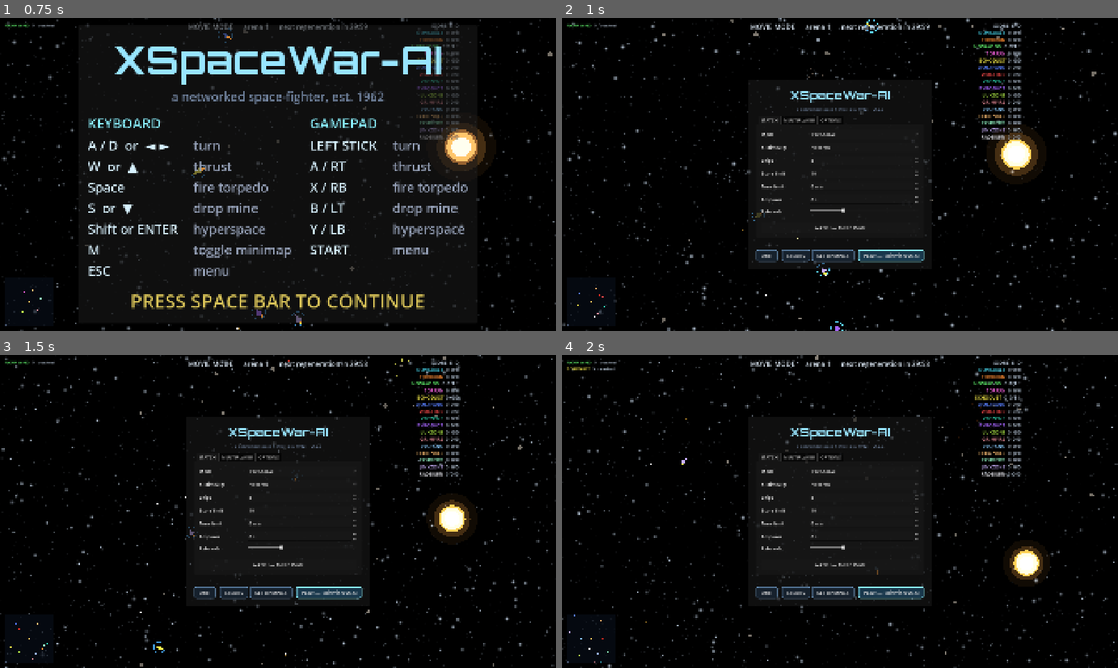
Above: before the commit, frames 1-4 (two rows, left to right).
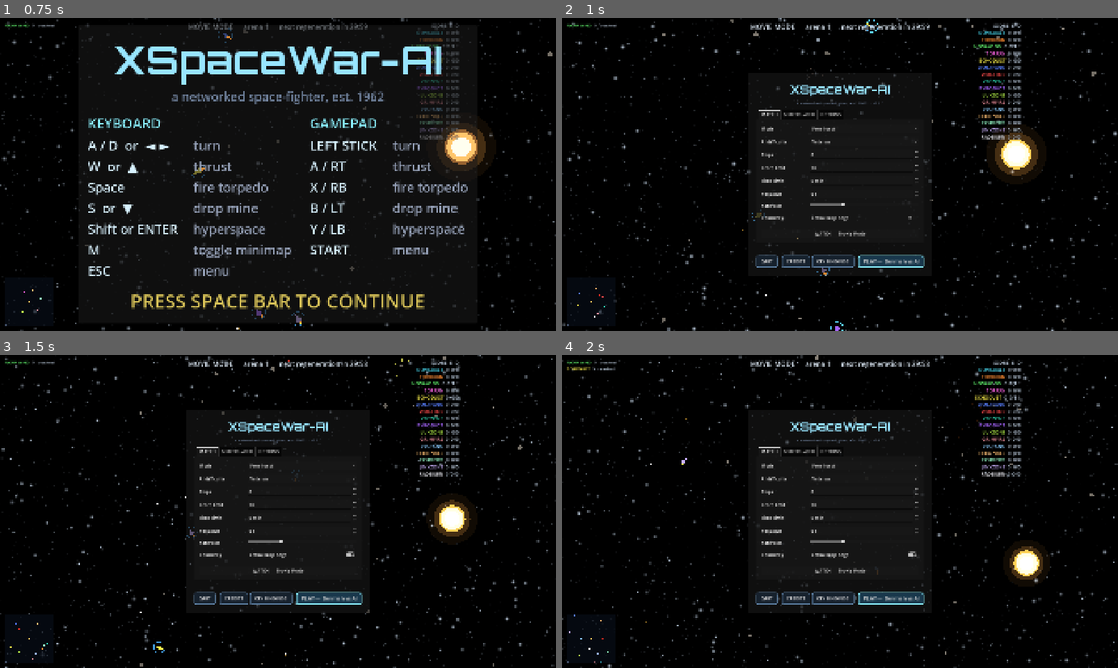
Above: after the commit, the same moments.

Repository: CryptoJones/XSpaceWar-AI
Game: Godot game, scene res://src/ui/main.tscn
Same seed, same stepped clock (60 frames per second), same inputs: the game is played once before the commit and once after it.
Inputs (mouse positions are in pixels of both pictures, inside the frame that each line leads up to):
- Up to frame 1 (0.75 s): tap Enter at 0.5 s; move the mouse to (400, 158) at 0.52 s; hold D from 0.53 s (still down); tap Shift at 0.6 s; click (400, 158) at 0.67 s
- Up to frame 2 (1 s): keep holding D; tap Space at 0.77 s
- Up to frame 3 (1.5 s): release D at 1.25 s; click (300, 555) at 1.25 s, where only the run after the commit has a clickable "Lethal map edge"
- Up to frame 4 (2 s): no input

Frame 1 is identical in both runs. In frame 2, 3.4% of the frame differs, in the area x 34-66%, y 17-83%; in frame 3, 3.4%; in frame 4, 3.4%.

Commit message:
Lethal map edges: toggleable boundary that destroys ships
New MATCH option (default off): instead of the toroidal wrap, the
arena border becomes a wall of death — ships crossing it are destroyed
(environmental, no score penalty), loose ordnance and cargo leave the
field, and the boundary renders as a thick pulsing red wall. Bots burn
back toward the well when their heading would carry them into it.
Carried through net welcomes and replay headers so clients and
playback honor the host's mode. Kill feed reports "hit the boundary".

Co-Authored-By: Claude Fable 5 <noreply@anthropic.com>

Diff:
--- a/src/gameplay/ai/bot_controller.gd
+++ b/src/gameplay/ai/bot_controller.gd
@@ -213,6 +213,16 @@
 
 	# Refresh aim jitter for this decision window.
 	_aim_noise = _rng.randf_range(-1.0, 1.0) * float(_p["aim_error"])
+
+	# 0.5) Lethal boundary: never fly off the map. Burn back toward the well
+	# the moment our heading would carry us into the wall.
+	if world.config.lethal_edges:
+		var half := world.config.arena_size * 0.5
+		var ahead := ship.pos + ship.vel * 1.5
+		if absf(ahead.x) > half - 300.0 or absf(ahead.y) > half - 300.0:
+			_want_angle = (star_pos - ship.pos).angle()
+			_want_thrust = true
+			return
 
 	# 1) Survival. Veteran+ pilots dodge whatever they're about to hit by
 	# burning perpendicular to the collision course (bodies and armed enemy
--- a/src/gameplay/game_session.gd
+++ b/src/gameplay/game_session.gd
@@ -40,6 +40,7 @@
 var time_limit := 0.0              ## seconds; 0 = no clock
 var hazard := 0.3                  ## asteroid slider 0..1 (1 = every 3rd cell)
 var respawn_seconds := 6.0         ## death cooldown (player-configurable)
+var lethal_edges := false          ## border kills instead of wrapping
 var net_rtt_ms := -1               ## display-only: client's measured ping
 var watch_ship_id := -1            ## spectator/replay follow-cam target (-1 = director)
 var match_time := 0.0              ## seconds elapsed this match
@@ -85,6 +86,8 @@
 func _build(seed: int) -> void:
 	var cfg := SimConfig.from_seed(seed)
 	cfg.respawn_time = clampf(respawn_seconds, 1.0, 15.0)
+	cfg.lethal_edges = lethal_edges
+	cfg.wrap_edges = not lethal_edges
 	world = SimWorld.new(cfg)
 	bots.clear()
 	ship_names.clear()
--- a/src/gameplay/replay.gd
+++ b/src/gameplay/replay.gd
@@ -27,6 +27,7 @@
 		"v": VERSION,
 		"seed": session.world.config.seed,
 		"rs": session.world.config.respawn_time,
+		"le": session.world.config.lethal_edges,
 		"prm": session.arena_params,
 		"mode": session.mode,
 		"ros": roster,
--- a/src/gameplay/replay_player.gd
+++ b/src/gameplay/replay_player.gd
@@ -23,6 +23,8 @@
 	var h := r.header
 	var cfg := SimConfig.from_seed(int(h.get("seed", 0)))
 	cfg.respawn_time = float(h.get("rs", cfg.respawn_time))
+	cfg.lethal_edges = bool(h.get("le", false))
+	cfg.wrap_edges = not cfg.lethal_edges
 	var world := SimWorld.new(cfg)
 	ArenaGen.populate(world, h.get("prm", {}))
 	for entry in h.get("ros", []):
--- a/src/net/net_client.gd
+++ b/src/net/net_client.gd
@@ -229,6 +229,8 @@
 	session.winner_team = -1
 	var cfg := SimConfig.from_seed(int(data["seed"]))
 	cfg.respawn_time = float(data.get("rs", cfg.respawn_time))
+	cfg.lethal_edges = bool(data.get("le", false))
+	cfg.wrap_edges = not cfg.lethal_edges
 	var world := SimWorld.new(cfg)
 	ArenaGen.populate(world, data.get("prm", {}))
 	for entry in data.get("ros", []):
--- a/src/net/net_protocol.gd
+++ b/src/net/net_protocol.gd
@@ -69,6 +69,7 @@
 		"id": your_ship_id,
 		"seed": session.world.config.seed,
 		"rs": session.world.config.respawn_time,
+		"le": session.world.config.lethal_edges,
 		"prm": session.arena_params,
 		"mode": session.mode,
 		"dif": session.difficulty,
--- a/src/render/world_view.gd
+++ b/src/render/world_view.gd
@@ -406,8 +406,14 @@
 
 func _draw_arena_bounds(world: SimWorld) -> void:
 	var half := world.config.arena_size * 0.5
-	draw_rect(Rect2(-half, -half, world.config.arena_size, world.config.arena_size),
-		Color(0.4, 0.6, 1.0, 0.08), false, 3.0)
+	if world.config.lethal_edges:
+		# The wall of death announces itself: thick, red, pulsing.
+		var pulse := 0.35 + 0.25 * sin(world.time * 4.0)
+		draw_rect(Rect2(-half, -half, world.config.arena_size, world.config.arena_size),
+			Color(1.6, 0.2, 0.15, pulse), false, 16.0)
+	else:
+		draw_rect(Rect2(-half, -half, world.config.arena_size, world.config.arena_size),
+			Color(0.4, 0.6, 1.0, 0.08), false, 3.0)
 
 func _draw_star(b: SimBody, t: float) -> void:
 	var pulse := 1.0 + 0.04 * sin(t * 3.1 + float(b.seed % 7))
--- a/src/sim/sim_config.gd
+++ b/src/sim/sim_config.gd
@@ -12,6 +12,7 @@
 # --- Arena ---
 var arena_size: float = 40000.0         ## square arena edge length (world units)
 var wrap_edges: bool = true             ## toroidal wrap at the (distant) edges
+var lethal_edges: bool = false          ## alternative: the border destroys ships
 
 # --- Physics ---
 var gravity_constant: float = 6.0e5     ## tuned so star gravity reads well on-screen
--- a/src/sim/sim_world.gd
+++ b/src/sim/sim_world.gd
@@ -148,6 +148,8 @@
 
 	if config.wrap_edges:
 		_wrap_positions()
+	elif config.lethal_edges:
+		_enforce_lethal_edges()
 
 	time += dt
 	tick += 1
@@ -531,6 +533,30 @@
 	for s in ships:
 		s.pos = _wrap_point(s.pos)
 
+## Lethal-edge mode: the border is a wall of death. Ships crossing it are
+## destroyed (environmental, no score penalty — like flying into a rock);
+## loose ordnance and cargo simply leave the field.
+func _enforce_lethal_edges() -> void:
+	var half := config.arena_size * 0.5
+	for s in ships:
+		if s.alive and (absf(s.pos.x) > half or absf(s.pos.y) > half):
+			_destroy_ship(s, -1, "edge")
+	var t_keep: Array[SimTorpedo] = []
+	for t in torpedoes:
+		if absf(t.pos.x) <= half and absf(t.pos.y) <= half:
+			t_keep.append(t)
+	torpedoes = t_keep
+	var m_keep: Array[SimMine] = []
+	for m in mines:
+		if absf(m.pos.x) <= half and absf(m.pos.y) <= half:
+			m_keep.append(m)
+	mines = m_keep
+	var p_keep: Array[SimPickup] = []
+	for p in pickups:
+		if absf(p.pos.x) <= half and absf(p.pos.y) <= half:
+			p_keep.append(p)
+	pickups = p_keep
+
 func _wrap_point(p: Vector2) -> Vector2:
 	var half := config.arena_size * 0.5
 	if p.x > half:
--- a/src/ui/hud.gd
+++ b/src/ui/hud.gd
@@ -205,6 +205,8 @@
 							_push_feed("%s  ✕  collision" % _ship_bb(int(ev["ship"])))
 						"hyperspace":
 							_push_feed("%s  ✕  misjump" % _ship_bb(int(ev["ship"])))
+						"edge":
+							_push_feed("%s  ✕  hit the boundary" % _ship_bb(int(ev["ship"])))
 	for e in _feed:
 		e["ttl"] = float(e["ttl"]) - dt
 	while not _feed.is_empty() and float(_feed[0]["ttl"]) <= 0.0:
--- a/src/ui/main.gd
+++ b/src/ui/main.gd
@@ -18,6 +18,7 @@
 var _time_spin: SpinBox
 var _respawn_spin: SpinBox
 var _hazard_slider: HSlider
+var _edge_check: CheckButton
 var _ip_edit: LineEdit
 var _server_list: ItemList
 var _net_status: Label
@@ -381,6 +382,11 @@
 	_hazard_slider.tooltip_text = "0 = clean space \u00b7 100 = every 3rd cell is a rock"
 	_grid_row(grid, "Asteroids", _hazard_slider)
 
+	_edge_check = CheckButton.new()
+	_edge_check.text = "Lethal map edge"
+	_edge_check.tooltip_text = "Off: the map wraps around \u00b7 On: the border destroys ships"
+	_grid_row(grid, "Boundary", _edge_check)
+
 	var stretch := Control.new()
 	stretch.size_flags_vertical = Control.SIZE_EXPAND_FILL
 	v.add_child(stretch)
@@ -735,6 +741,7 @@
 	session.time_limit = _time_spin.value * 60.0
 	session.hazard = _hazard_slider.value / 100.0
 	session.respawn_seconds = _respawn_spin.value
+	session.lethal_edges = _edge_check.button_pressed
 	session.host_name = _player_name
 	session.start_skirmish(int(_ships_spin.value), mode, _diff_btn.selected)
 	_maybe_start_recording()
@@ -823,6 +830,7 @@
 	session.time_limit = _time_spin.value * 60.0
 	session.hazard = _hazard_slider.value / 100.0
 	session.respawn_seconds = _respawn_spin.value
+	session.lethal_edges = _edge_check.button_pressed
 	session.host_name = _player_name
 	session.start_skirmish(int(_ships_spin.value), mode, _diff_btn.selected)
 	net_host = NetHost.new(session)
@@ -932,6 +940,7 @@
 	session.time_limit = _time_spin.value * 60.0
 	session.hazard = _hazard_slider.value / 100.0
 	session.respawn_seconds = _respawn_spin.value
+	session.lethal_edges = _edge_check.button_pressed
 	session.host_name = _player_name
 	session.start_skirmish(int(_ships_spin.value), mode, _diff_btn.selected)
 	net_host = NetHost.new(session)
--- a/tests/run_tests.gd
+++ b/tests/run_tests.gd
@@ -21,6 +21,7 @@
 	_test_match_flow()
 	_test_hazard_slider()
 	_test_ship_colors()
+	_test_lethal_edges()
 	_test_team_spawns()
 	_test_sim_performance()
 	_test_hull_generation()
@@ -282,6 +283,27 @@
 	_check("colors: 16 FFA ships get 16 distinct colors", seen.size() == 16,
 		"distinct=%d" % seen.size())
 
+func _test_lethal_edges() -> void:
+	var s := GameSession.new()
+	s.lethal_edges = true
+	s.score_limit = 0
+	s.start_skirmish(2, GameSession.Mode.FFA, BotController.Difficulty.ROOKIE)
+	_check("edges: lethal mode disables wrap",
+		s.world.config.lethal_edges and not s.world.config.wrap_edges)
+	var human := s.human_ship()
+	human.pos = Vector2(s.world.config.arena_size * 0.5 - 10.0, 0.0)
+	human.vel = Vector2(900, 0)
+	human.spawn_grace = 0.0
+	for _i in range(10):
+		s.update(1.0 / 60.0)
+		if not human.alive:
+			break
+	_check("edges: crossing the border destroys the ship", not human.alive)
+
+	var s2 := GameSession.new()
+	s2.start_skirmish(2, GameSession.Mode.FFA, BotController.Difficulty.ROOKIE)
+	_check("edges: toroidal wrap remains the default", s2.world.config.wrap_edges)
+
 func _test_team_spawns() -> void:
 	var s := GameSession.new()
 	s.start_skirmish(8, GameSession.Mode.TEAM, BotController.Difficulty.ROOKIE)
